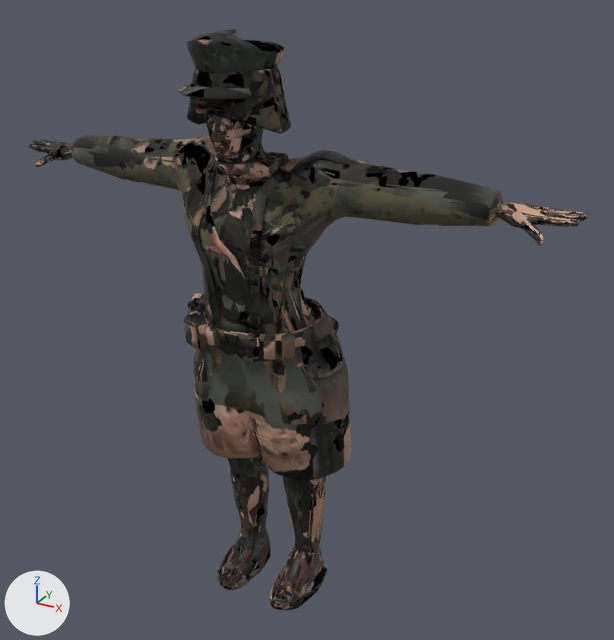
An edit to the glTF model e63334287a3deaa3/ironveil/assets/enemy.glb, drawn before and after from the same camera.
Before and after are seen from a 50 mm camera at (1.32, -2.15, 2.12) aimed at (0.11, 0.05, 1.02). Every picture has the same lights, and +X, +Y and +Z are marked at lower left. The picture after the commit comes second. Vertices at exactly the same position are counted once.

The older version as bpy lines, for what is in view:
```python
me_gunner = bpy.data.meshes.new('Gunner')
me_gunner.from_pydata(...)  # 4613 vertices, 9084 faces; spans x -0.94..0.94, y -0.3..0.25, z -0.02..1.89
me_gunner.materials.append(mat_gunnermat)
me_officer = bpy.data.meshes.new('Officer')
me_officer.from_pydata(...)  # 4411 vertices, 8744 faces; spans x -0.94..0.94, y -0.33..0.18, z -0.02..1.92
me_officer.materials.append(mat_officermat)
me_officer_001 = bpy.data.meshes.new('Officer.001')
me_officer_001.from_pydata(...)  # 1799 vertices, 3487 faces; spans x -0.94..0.94, y -0.32..0.18, z -0.02..1.92
me_officer_001.materials.append(mat_officermat)
me_rifleman = bpy.data.meshes.new('Rifleman')
me_rifleman.from_pydata(...)  # 4685 vertices, 9216 faces; spans x -0.94..0.94, y -0.3..0.25, z -0.02..1.89
me_rifleman.materials.append(mat_riflemanmat)
me_sniper = bpy.data.meshes.new('Sniper')
me_sniper.from_pydata(...)  # 4261 vertices, 8404 faces; spans x -0.94..0.94, y -0.3..0.16, z -0.02..1.89
me_sniper.materials.append(mat_snipermat)
me_sniper_001 = bpy.data.meshes.new('Sniper.001')
me_sniper_001.from_pydata(...)  # 1724 vertices, 3344 faces; spans x -0.94..0.94, y -0.3..0.16, z -0.02..1.89
me_sniper_001.materials.append(mat_snipermat)
ob_gunner = bpy.data.objects.new('Gunner', me_gunner)
ob_gunner.location = (0.0, 0.0, 0.0)
ob_officer = bpy.data.objects.new('Officer', me_officer)
ob_officer.location = (0.0, 0.0, 0.0)
ob_officerlod = bpy.data.objects.new('OfficerLOD', me_officer_001)
ob_officerlod.location = (0.0, 0.0, 0.0)
ob_rifleman = bpy.data.objects.new('Rifleman', me_rifleman)
ob_rifleman.location = (0.0, 0.0, 0.0)
ob_sniper = bpy.data.objects.new('Sniper', me_sniper)
ob_sniper.location = (0.0, 0.0, 0.0)
ob_sniperlod = bpy.data.objects.new('SniperLOD', me_sniper_001)
ob_sniperlod.location = (0.0, 0.0, 0.0)
# also in view: 'GunnerLOD' at (0.0, -0.02, 0.94); 'RiflemanLOD' at (0.0, -0.02, 0.94)
```
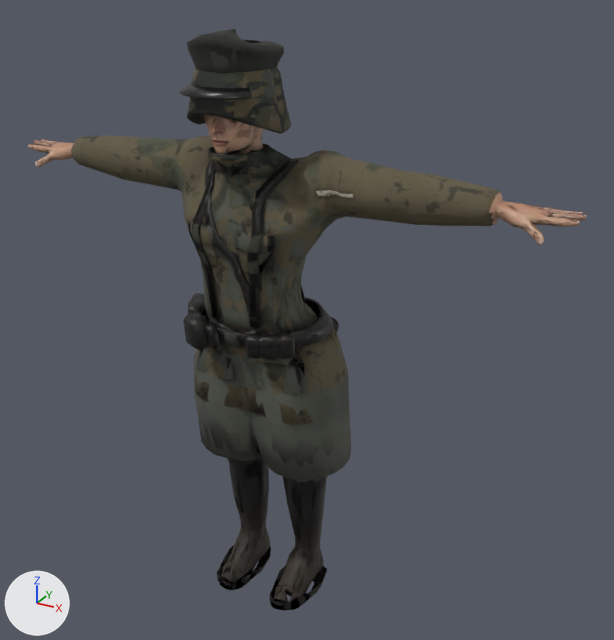
Changed parts and their boxes [x1, y1, x2, y2] in the pictures (614 x 640 px; the box of a moved part takes in the faces that stretch with it):
part 1 of me_officer, moved or reshaped
    before: [207, 114, 286, 179]
    after: [207, 40, 283, 174]
part 2 of me_officer, moved or reshaped
    both: [526, 212, 587, 243]
part 3 of me_officer, surface changed
    both: [35, 32, 587, 609]
part 4 of me_officer_001, moved or reshaped
    before: [187, 40, 284, 292]
    after: [187, 40, 284, 310]
part 5 of me_officer_001, surface changed
    both: [28, 32, 585, 607]
part 6 of me_rifleman, moved or reshaped
    before: [215, 154, 297, 180]
    after: [209, 147, 289, 175]
part 7 of me_rifleman, surface changed
    both: [30, 67, 585, 610]
part 8 of me_sniper, moved or reshaped
    before: [211, 136, 287, 181]
    after: [208, 136, 273, 178]
part 9 of me_sniper, surface changed
    both: [29, 68, 584, 610]
part 10 of me_sniper_001, moved or reshaped
    before: [210, 150, 287, 179]
    after: [211, 145, 269, 178]
part 11 of me_sniper_001, moved or reshaped (not visible before)
    after: [205, 343, 231, 376]
part 12 of me_sniper_001, surface changed
    both: [37, 70, 578, 604]

Diff of the bpy script that builds the scene:
```diff
--- a/e63334287a3deaa3/ironveil/assets/enemy.glb.py
+++ b/e63334287a3deaa3/ironveil/assets/enemy.glb.py
@@ me_officer @@
-me_officer.from_pydata(...)  # 4411 vertices, 8744 faces; spans x -0.94..0.94, y -0.33..0.18, z -0.02..1.92
+me_officer.from_pydata(...)  # 4459 vertices, 8840 faces; spans x -0.94..0.94, y -0.33..0.18, z -0.02..1.92
+# me_officer part 1: 87 vertices moved from x -0.11..0.11, y -0.26..-0.02, z 1.52..1.89 to x -0.11..0.11, y -0.26..-0.02, z 1.53..1.89; 76 vertices removed from x -0.11..0.11, y -0.22..0.01, z 1.52..1.58; 124 vertices added at x -0.11..0.11, y -0.25..-0.01, z 1.53..1.61
+# me_officer part 2: 25 vertices moved within x 0.82..0.94, y -0.09..0.03, z 1.45..1.5
+# me_officer part 3: 7569 kept faces spanning x -0.94..0.94, y -0.33..0.18, z -0.02..1.92 get new texture (UV) coordinates
+# other edits to the shape of me_officer do not show in these pictures
 me_officer.materials.append(mat_officermat)
@@ me_officer_001 @@
-me_officer_001.from_pydata(...)  # 1799 vertices, 3487 faces; spans x -0.94..0.94, y -0.32..0.18, z -0.02..1.92
+me_officer_001.from_pydata(...)  # 1815 vertices, 3524 faces; spans x -0.94..0.94, y -0.32..0.18, z -0.02..1.92
+# me_officer_001 part 4: 19 vertices moved from x -0.1..0.11, y -0.26..-0.01, z 1.52..1.82 to x -0.1..0.11, y -0.27..-0.03, z 1.53..1.82; 79 vertices removed from x -0.11..0.11, y -0.27..0.01, z 1.2..1.82; 97 vertices added at x -0.11..0.1, y -0.27..-0.01, z 1.22..1.82
+# me_officer_001 part 5: 3216 kept faces spanning x -0.94..0.94, y -0.32..0.18, z -0.02..1.92 get new texture (UV) coordinates
+# other edits to the shape of me_officer_001 do not show in these pictures
 me_officer_001.materials.append(mat_officermat)
@@ me_rifleman @@
-me_rifleman.from_pydata(...)  # 4685 vertices, 9216 faces; spans x -0.94..0.94, y -0.3..0.25, z -0.02..1.89
+me_rifleman.from_pydata(...)  # 4733 vertices, 9312 faces; spans x -0.94..0.94, y -0.3..0.25, z -0.02..1.89
+# me_rifleman part 6: 53 vertices moved from x -0.11..0.11, y -0.26..-0.02, z 1.52..1.71 to x -0.11..0.11, y -0.26..-0.02, z 1.53..1.71; 86 vertices removed from x -0.11..0.11, y -0.2..0.01, z 1.52..1.57; 134 vertices added at x -0.11..0.11, y -0.25..-0.01, z 1.53..1.61
+# me_rifleman part 7: 8793 kept faces spanning x -0.94..0.94, y -0.3..0.25, z -0.02..1.89 get new texture (UV) coordinates
+# other edits to the shape of me_rifleman do not show in these pictures
 me_rifleman.materials.append(mat_riflemanmat)
@@ me_sniper @@
-me_sniper.from_pydata(...)  # 4261 vertices, 8404 faces; spans x -0.94..0.94, y -0.3..0.16, z -0.02..1.89
+me_sniper.from_pydata(...)  # 4309 vertices, 8500 faces; spans x -0.94..0.94, y -0.3..0.16, z -0.02..1.89
+# me_sniper part 8: 57 vertices moved from x -0.11..0.11, y -0.26..-0.02, z 1.52..1.65 to x -0.11..0.11, y -0.26..-0.02, z 1.53..1.65; 76 vertices removed from x -0.11..0.11, y -0.22..0.01, z 1.52..1.58; 124 vertices added at x -0.11..0.11, y -0.25..-0.01, z 1.53..1.61
+# me_sniper part 9: 8163 kept faces spanning x -0.94..0.94, y -0.3..0.16, z -0.02..1.89 get new texture (UV) coordinates
 me_sniper.materials.append(mat_snipermat)
@@ me_sniper_001 @@
-me_sniper_001.from_pydata(...)  # 1724 vertices, 3344 faces; spans x -0.94..0.94, y -0.3..0.16, z -0.02..1.89
+me_sniper_001.from_pydata(...)  # 1742 vertices, 3382 faces; spans x -0.94..0.94, y -0.3..0.16, z -0.02..1.89
+# me_sniper_001 part 10: 14 vertices moved from x -0.1..0.11, y -0.2..-0.01, z 1.52..1.57 to x -0.09..0.11, y -0.25..-0.03, z 1.53..1.6; 55 vertices removed from x -0.11..0.11, y -0.25..0.01, z 1.52..1.74; 79 vertices added at x -0.11..0.09, y -0.26..-0.01, z 1.53..1.74
+# me_sniper_001 part 11: 4 vertices removed from x -0.24..-0.1, y -0.15..0.05, z 0.95; 2 vertices added at x -0.24..-0.13, y -0.15..0.03, z 0.94..0.96
+# me_sniper_001 part 12: 3122 kept faces spanning x -0.94..0.94, y -0.3..0.16, z -0.02..1.89 get new texture (UV) coordinates
+# other edits to the shape of me_sniper_001 do not show in these pictures
 me_sniper_001.materials.append(mat_snipermat)
```
